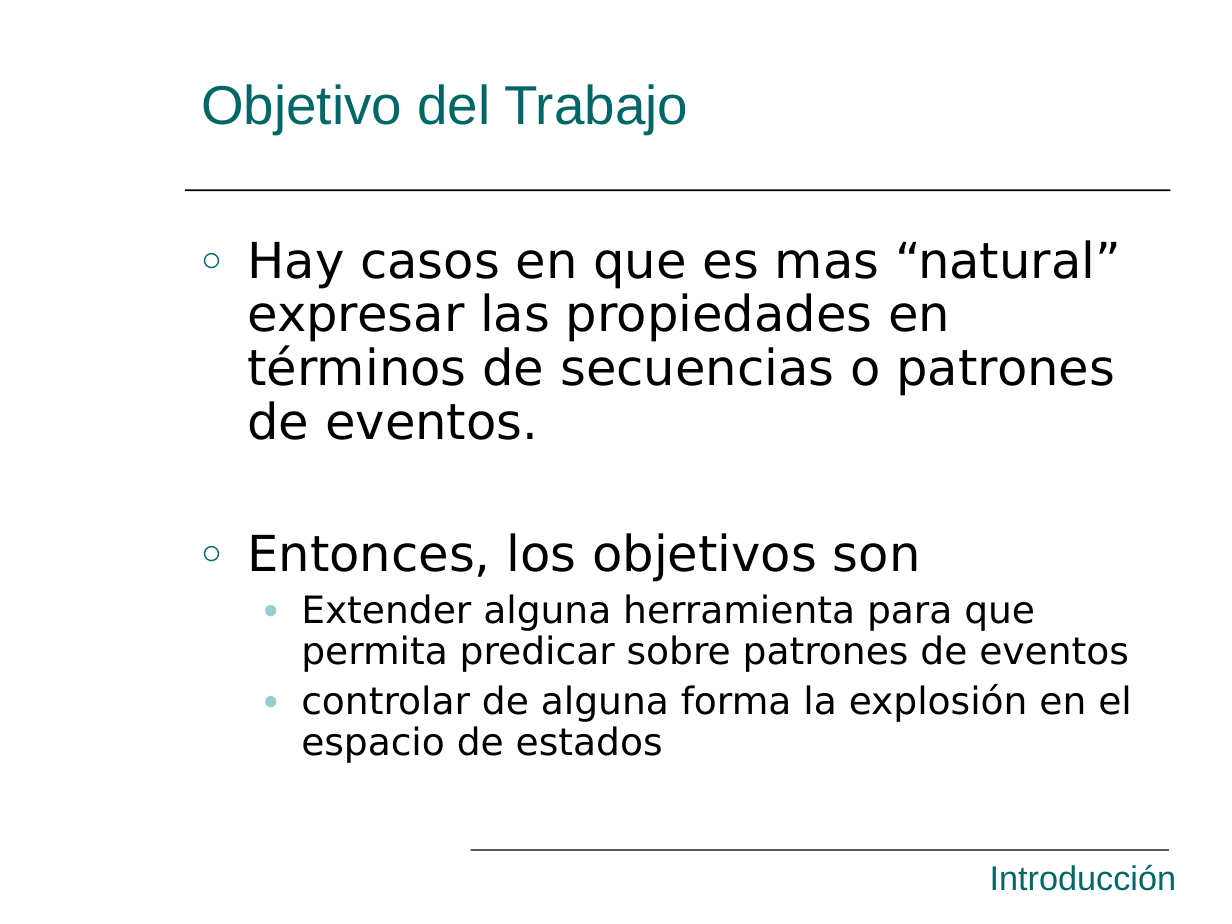
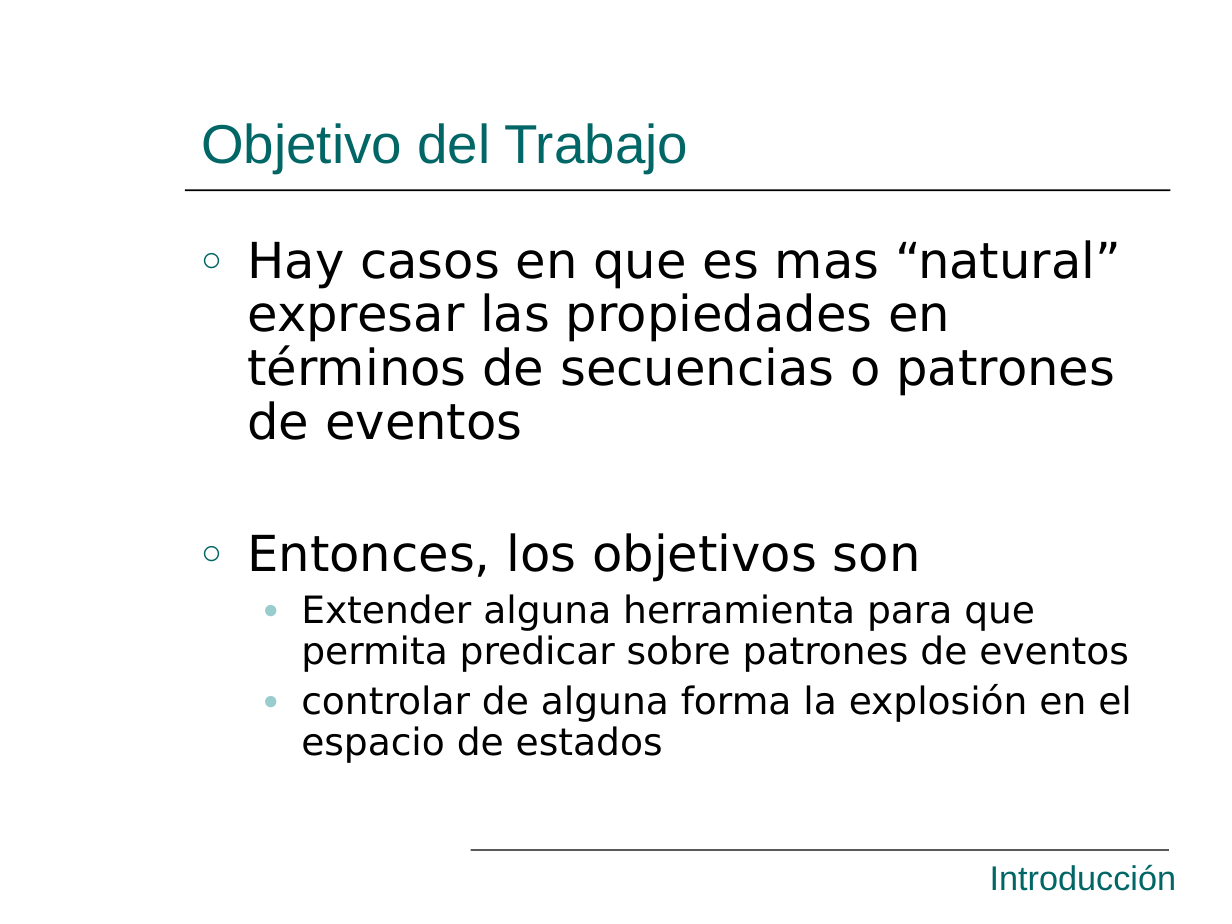
Before and after one commit to hugomelendez/tesis-jpf-2006, a slide deck: slide 8 of tesis-doc/Presentación.ppt. Drawn at 1232x924 pixels with LibreOffice and Linux fonts; fonts in the diff are those of the drawing. Boxes give left, top, right and bottom in pixels: in the first picture for what was removed or moved away, otherwise in the second. Text is boxed around its words. In the diff, an @@ line names an element or a change of style, - is before the commit and + after.

```diff
--- a/tesis-doc/Presentación.ppt
+++ b/tesis-doc/Presentación.ppt
@@ title "Objetivo del Trabajo": place and size @@
-title "Objetivo del Trabajo" at bbox=[201, 84, 688, 134]
+title "Objetivo del Trabajo" at bbox=[201, 123, 688, 173]
@@ text at bbox=[247, 240, 1121, 440]: text changed @@
-○ Hay casos en que es mas “natural” expresar las propiedades en términos de secuencias o patrones de eventos.
+○ Hay casos en que es mas “natural” expresar las propiedades en términos de secuencias o patrones de eventos
```
Also in this commit, not shown: 14 other slides changed, 1 other file.
